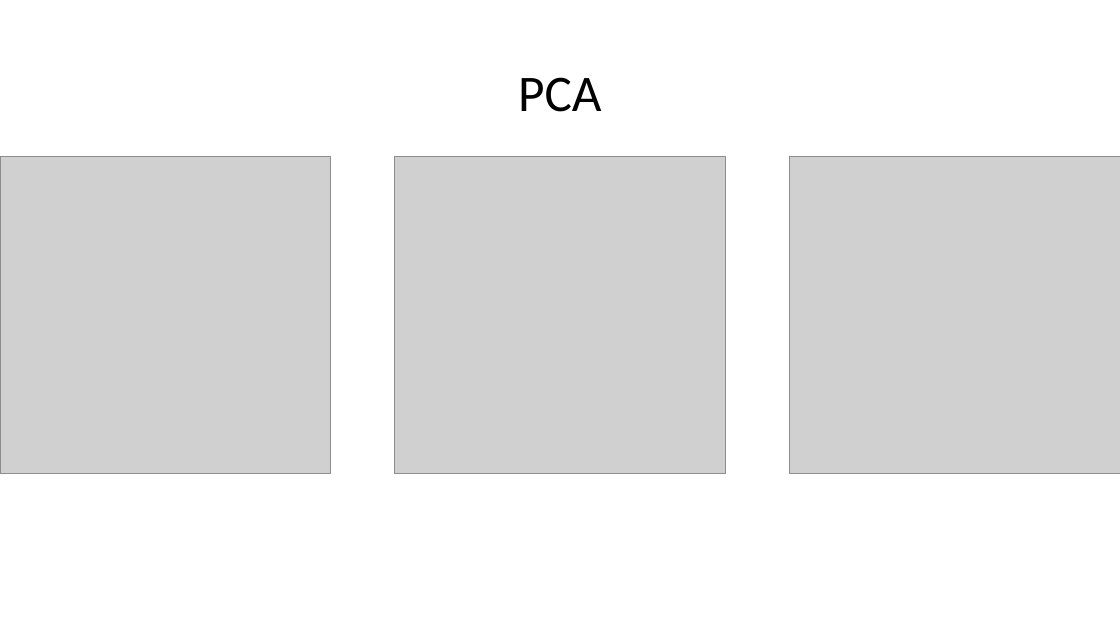
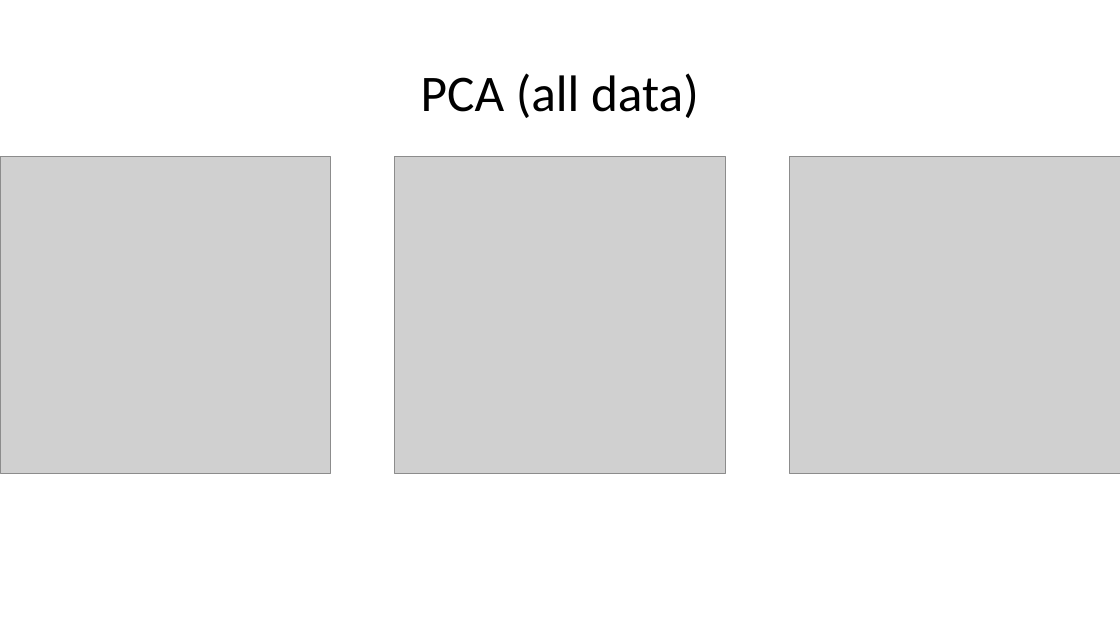
Before and after one commit to Yasmijnb/Git_Research-Practice, a slide deck: slide 8 of Results.pptx. Drawn at 1120x630 pixels with LibreOffice and Linux fonts; fonts in the diff are those of the drawing; grey boxes stand for pictures. Boxes give left, top, right and bottom in pixels: in the first picture for what was removed or moved away, otherwise in the second. Text is boxed around its words. In the diff, an @@ line names an element or a change of style, - is before the commit and + after.

```diff
--- a/Results.pptx
+++ b/Results.pptx
@@ title at <box>421,73,699,118</box>: text changed @@
-PCA
+PCA (all data)
```
Also in this commit, not shown: 2 other slides changed, 4 slides added, 1 slide removed.
